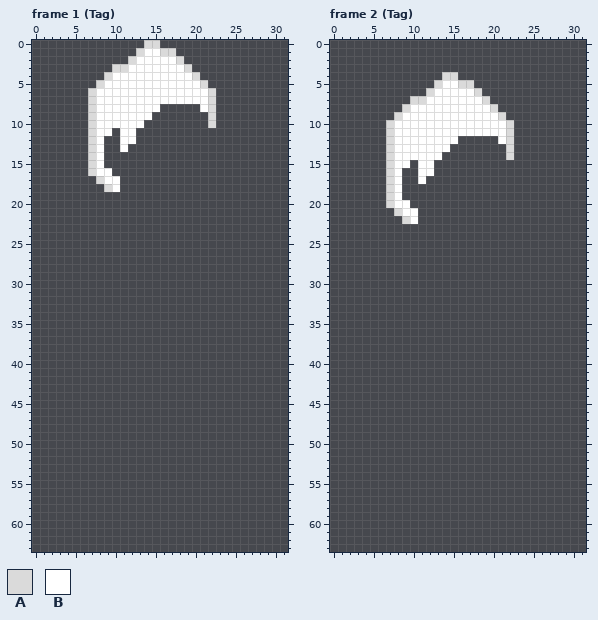
A pixel-art file gets an edit: Assets/Resources/Clothes/Hair Right.aseprite. Above is the file before it was changed.
32x64 pixels, 12 frames. Shown: frame 1 (Tag), frame 2 (Tag). The commit also changed other frames, which this record leaves out.
Palette (. is transparent): A #dadada  B #ffffff
Pixels before, frame 1 (Tag), first column x 7:
 0 .......AA.......
 1 ......ABBAA.....
 2 .....ABBBBBA....
 3 ...AABBBBBBBA...
 4 ..ABBBBBBBBBBA..
 5 .ABBBBBBBBBBBBA.
 6 ABBBBBBBBBBBBBBA
 7 ABBBBBBBBBBBBBBA
 8 ABBBBBBBB.....BA
 9 ABBBBBBB.......A
10 ABBBBBB........A
11 ABB.BB..........
12 AB..BB..........
13 AB..B...........
14 AB..............
15 AB..............
16 ABB.............
17 .ABB............
18 ..AB............
Pixels before, frame 2 (Tag), first column x 7:
 4 .......AA.......
 5 ......ABBAA.....
 6 .....ABBBBBA....
 7 ...AABBBBBBBA...
 8 ..ABBBBBBBBBBA..
 9 .ABBBBBBBBBBBBA.
10 ABBBBBBBBBBBBBBA
11 ABBBBBBBBBBBBBBA
12 ABBBBBBBB.....BA
13 ABBBBBBB.......A
14 ABBBBBB........A
15 ABB.BB..........
16 AB..BB..........
17 AB..B...........
18 AB..............
19 AB..............
20 ABB.............
21 .ABB............
22 ..AB............
And afterwards:
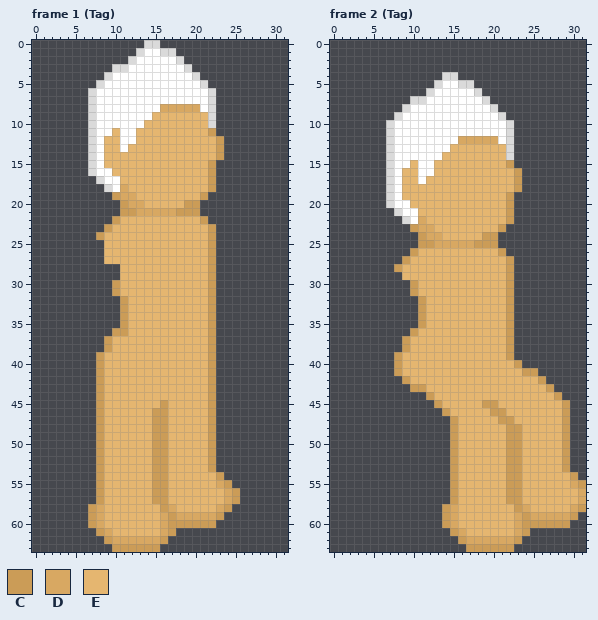
Colours new in this view: C #cb9c57  D #d8a862  E #e5b670
Edits made:
layer "Layer 1" now shown
Frame 1 (Tag), layer "Layer 1":
y 8: x 16..20 ..... -> DDDDD
y 9: x 15..21 ....... -> EEEEEEE
y 10: x 14..21 ........ -> EEEEEEEE
y 11: x 10 . -> E; x 13..22 .......... -> EEEEEEEEEC
y 12: x 9..10 .. -> EE; x 13..23 ........... -> EEEEEEEEEEC
y 13: x 9..10 .. -> EE; x 12..23 ............ -> EEEEEEEEEEEC
y 14: x 9..23 ............... -> EEEEEEEEEEEEEEC
y 15: x 9..22 .............. -> EEEEEEEEEEEEEC
y 16: x 10..22 ............. -> EEEEEEEEEEEEC
y 17: x 11..22 ............ -> EEEEEEEEEEEC
y 18: x 11..22 ............ -> DEEEEEEEEEEC
y 19: x 10..21 ............ -> CDDEEEEEEEEC
y 20: x 11..20 .......... -> CDDEEEEECC
y 21: x 11..20 .......... -> CCDDDDDCCC
y 22: x 10..21 ............ -> CEEEEEEEEEEC
y 23: x 9..22 .............. -> CEEEEEEEEEEEEC
y 24: x 8..22 ............... -> CEEEEEEEEEEEEEC
y 25..27: x 9..22 .............. -> EEEEEEEEEEEEEC
y 28..29: x 11..22 ............ -> EEEEEEEEEEEC
y 30..31: x 10..22 ............. -> CEEEEEEEEEEEC
y 32..35: x 11..22 ............ -> CEEEEEEEEEEC
y 36: x 10..22 ............. -> CCEEEEEEEEEEC
y 37..38: x 9..22 .............. -> CEEEEEEEEEEEEC
y 39..44: x 8..22 ............... -> CEEEEEEEEEEEEEC
y 45: x 8..22 ............... -> CEEEEEEECEEEEEC
y 46..53: x 8..22 ............... -> CEEEEEECCEEEEEC
y 54: x 8..23 ................ -> CEEEEEECCEEEEEEC
y 55: x 8..24 ................. -> CEEEEEECCEEEEEEDC
y 56..57: x 8..25 .................. -> CEEEEEECCEEEEEEEDC
y 58: x 7..24 .................. -> CDEEEEEEECDEEEEEDC
y 59: x 7..23 ................. -> CDEEEEEEEDCDDDDDC
y 60: x 7..22 ................ -> CDEEEEEEEDCCCCCC
y 61: x 8..17 .......... -> CDEEEEEEDC
y 62: x 9..16 ........ -> CDDDDDDC
y 63: x 10..15 ...... -> CCCCCC
Frame 2 (Tag), layer "Layer 1":
y 12: x 16..20 ..... -> DDDDD
y 13: x 15..21 ....... -> EEEEEEE
y 14: x 14..21 ........ -> EEEEEEEE
y 15: x 10 . -> E; x 13..22 .......... -> EEEEEEEEEC
y 16: x 9..10 .. -> EE; x 13..23 ........... -> EEEEEEEEEEC
y 17: x 9..10 .. -> EE; x 12..23 ............ -> EEEEEEEEEEEC
y 18: x 9..23 ............... -> EEEEEEEEEEEEEEC
y 19: x 9..22 .............. -> EEEEEEEEEEEEEC
y 20: x 10..22 ............. -> EEEEEEEEEEEEC
y 21: x 11..22 ............ -> EEEEEEEEEEEC
y 22: x 11..22 ............ -> DEEEEEEEEEEC
y 23: x 10..21 ............ -> CDDEEEEEEEEC
y 24: x 11..20 .......... -> CDDEEEEECC
y 25: x 11..20 .......... -> CCDDDDDCCC
y 26: x 10..21 ............ -> CEEEEEEEEEEC
y 27: x 9..22 .............. -> CEEEEEEEEEEEEC
y 28: x 8..22 ............... -> CEEEEEEEEEEEEEC
y 29: x 9..22 .............. -> EEEEEEEEEEEEEC
y 30..31: x 10..22 ............. -> CEEEEEEEEEEEC
y 32..35: x 11..22 ............ -> CEEEEEEEEEEC
y 36: x 10..22 ............. -> CEEEEEEEEEEEC
y 37..38: x 9..22 .............. -> CEEEEEEEEEEEEC
y 39: x 8..22 ............... -> CEEEEEEEEEEEEEC
y 40: x 8..23 ................ -> CEEEEEEEEEEEEEEC
y 41: x 8..25 .................. -> CEEEEEEEEEEEEEEECC
y 42: x 9..26 .................. -> CEEEEEEEEEEEEEEEEC
y 43: x 10..27 .................. -> CCEEEEEEEEEEEEEEEC
y 44: x 12..28 ................. -> CEEEEEEEEEEEEEEEC
y 45: x 13..29 ................. -> CEEEEECCEEEEEEEEC
y 46: x 14..29 ................ -> CEEEEECCEEEEEEEC
y 47: x 15..29 ............... -> CEEEEECCEEEEEEC
y 48..53: x 15..29 ............... -> CEEEEEECCEEEEEC
y 54: x 15..30 ................ -> CEEEEEECCEEEEEEC
y 55: x 15..31 ................. -> CEEEEEECCEEEEEEDC
y 56..57: x 15..31 ................. -> CEEEEEECCEEEEEEED
y 58: x 14..31 .................. -> CDEEEEEEECDEEEEEDC
y 59: x 14..30 ................. -> CDEEEEEEEDCDDDDDC
y 60: x 14..29 ................ -> CDEEEEEEEDCCCCCC
y 61: x 15..24 .......... -> CDEEEEEEDC
y 62: x 16..23 ........ -> CDDDDDDC
y 63: x 17..22 ...... -> CCCCCC
